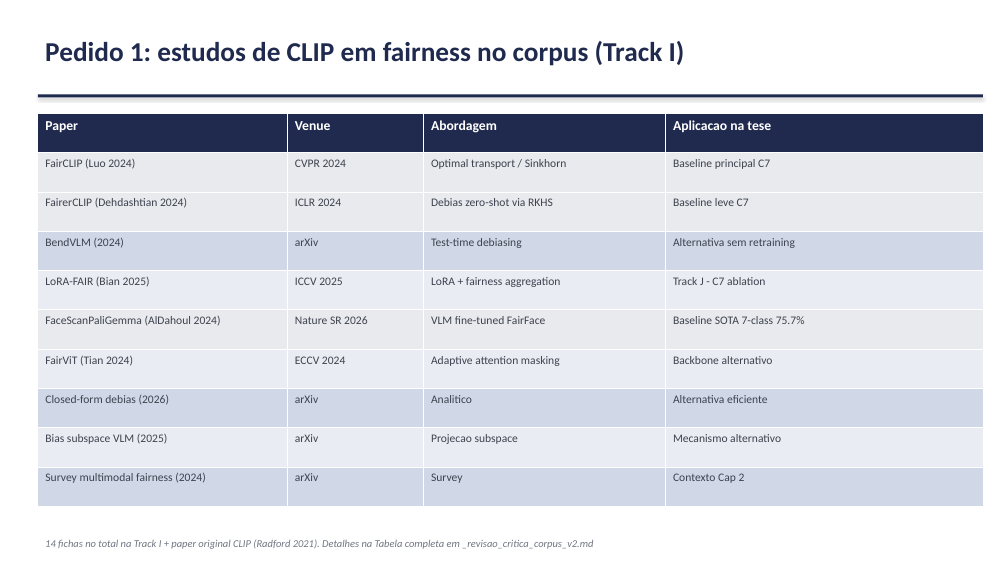
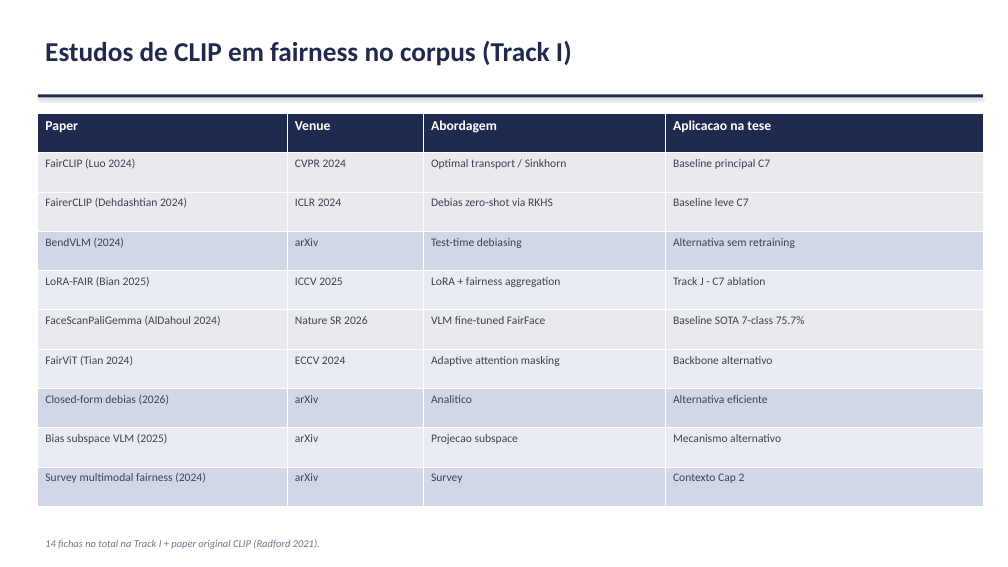
Before and after one commit to marcellozzetti/Facial-Recognition-Models-Mitigating-Bias, a slide deck: slide 13 of docs/ativo/material_reuniao_orientador_2026-06-15.pptx. Drawn at 1008x567 pixels with LibreOffice and Linux fonts; fonts in the diff are those of the drawing. Boxes give left, top, right and bottom in pixels: in the first picture for what was removed or moved away, otherwise in the second. Text is boxed around its words. In the diff, an @@ line names an element or a change of style, - is before the commit and + after.

```diff
--- a/docs/ativo/material_reuniao_orientador_2026-06-15.pptx
+++ b/docs/ativo/material_reuniao_orientador_2026-06-15.pptx
@@ text at <box>45,41,572,66</box>: text changed @@
-Pedido 1: estudos de CLIP em fairness no corpus (Track I)
+Estudos de CLIP em fairness no corpus (Track I)
@@ text at <box>45,539,320,549</box>: text changed @@
-14 fichas no total na Track I + paper original CLIP (Radford 2021). Detalhes na Tabela completa em _revisao_critica_corpus_v2.md
+14 fichas no total na Track I + paper original CLIP (Radford 2021).
```
Also in this commit, not shown: 9 other slides changed, 1 other file.
